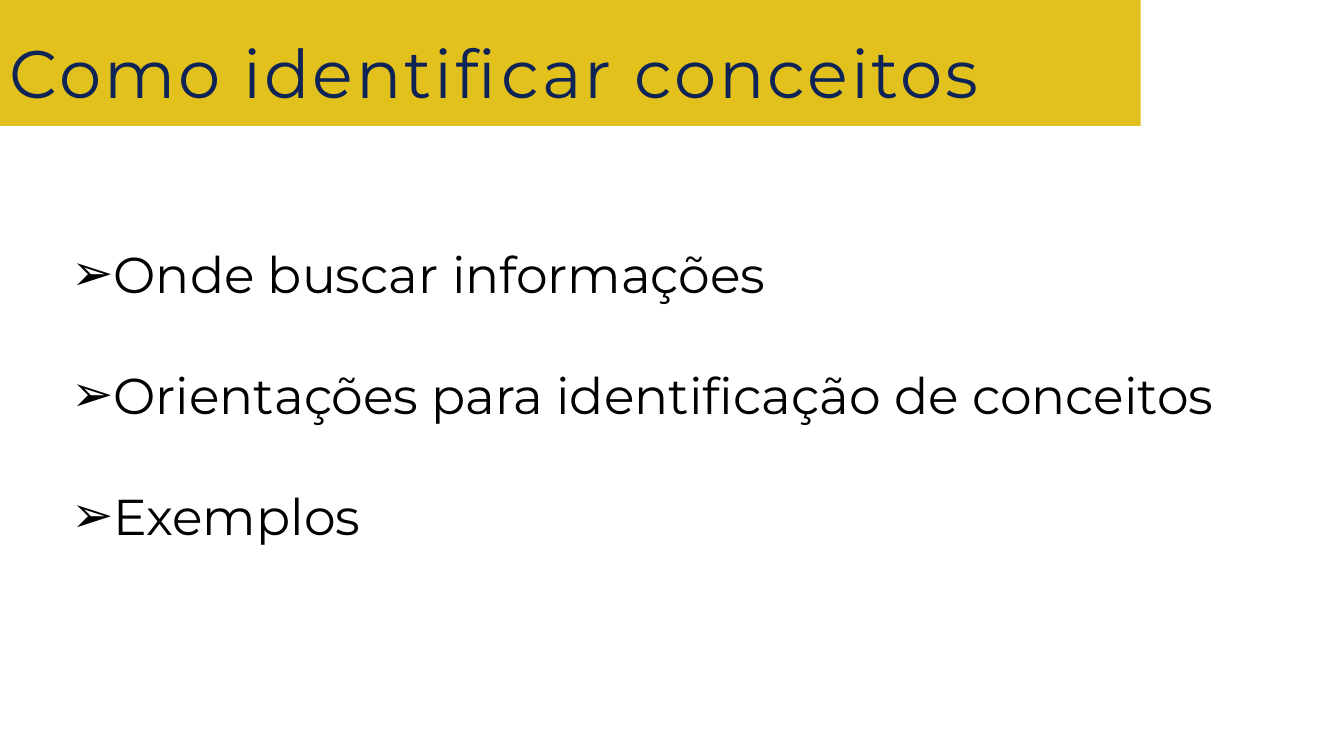
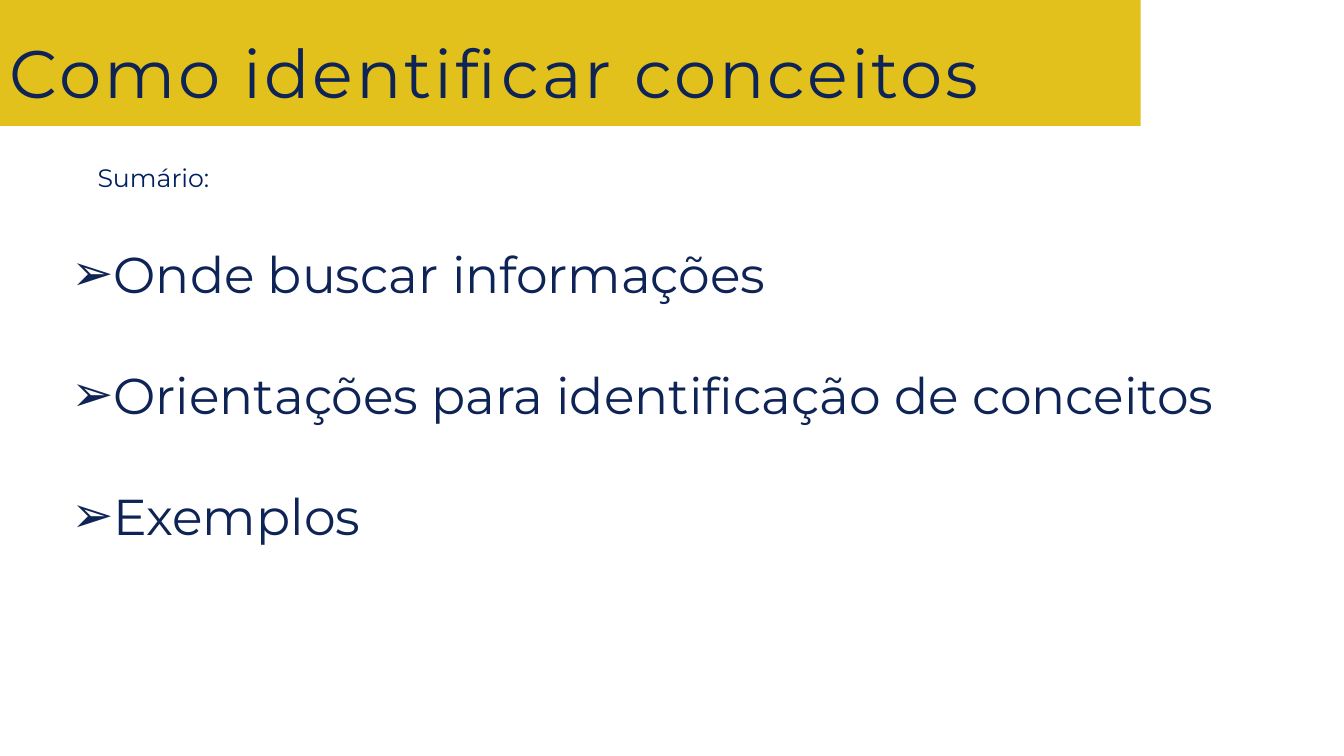
Before and after one commit to andreneves/PP, a slide deck: slide 9 of 02-IdentificaçãoDeConceitosEAtributos.pptx (slide 8 before the commit). Drawn at 1344x756 pixels with LibreOffice and Linux fonts; fonts in the diff are those of the drawing; background and template pictures are left out. Boxes give left, top, right and bottom in pixels: in the first picture for what was removed or moved away, otherwise in the second. Text is boxed around its words. In the diff, an @@ line names an element or a change of style, - is before the commit and + after.

Commit message:
up

```diff
--- a/02-IdentificaçãoDeConceitosEAtributos.pptx
+++ b/02-IdentificaçãoDeConceitosEAtributos.pptx
@@ text added at (x1=98, y1=168, x2=210, y2=187), 18 pt, text #002060 @@
+Sumário:
@@ text "Onde buscar informações" at (x1=114, y1=255, x2=1213, y2=545): text colour #000000 to #0F2456 @@
```
Also in this commit, not shown: 4 other slides changed, 1 slide added, 1 slide removed.
